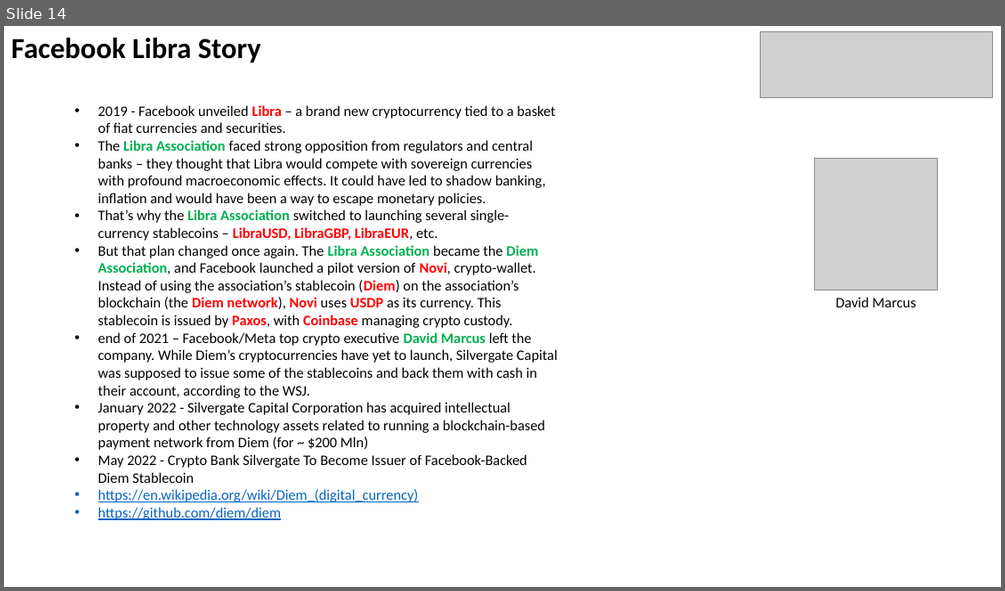
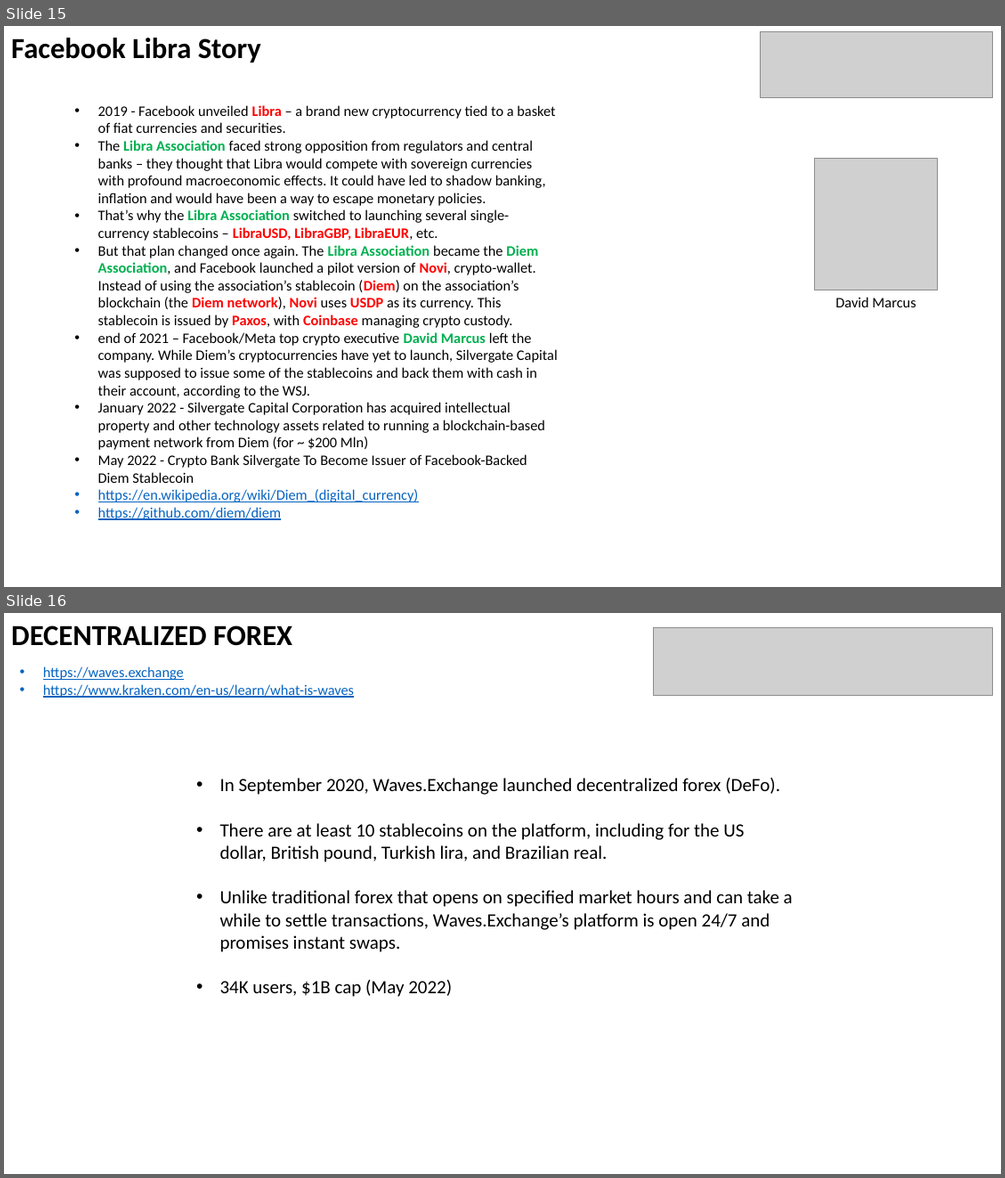
Before and after one commit to lselector/crypto, a slide deck: crypto_04_stable_coins.pptx. Shown one above the other, each under a label of ours: slide 14 before the commit, slides 15 and 16 after it. The pictures are 1005x591 and 1005x1178 pixels, drawn with LibreOffice and Linux fonts; fonts in the diff are those of the drawing; grey boxes stand for pictures. Boxes give left, top, right and bottom in pixels: in the first picture for what was removed or moved away, otherwise in the second. Text is boxed around its words. In the diff, an @@ line names an element or a change of style, - is before the commit and + after.

```diff
--- a/crypto_04_stable_coins.pptx
+++ b/crypto_04_stable_coins.pptx
@@ slide 16 added at bbox=[4, 613, 1001, 1174], background #FFFFFF @@
@@ text added at bbox=[11, 625, 292, 646], 28 pt, text #000000, bold @@
+DECENTRALIZED FOREX
@@ picture added at bbox=[654, 628, 993, 695] @@
@@ text added at bbox=[43, 666, 354, 698], 14 pt, text #0563C1, underline @@
+• https://waves.exchange
+• https://www.kraken.com/en-us/learn/what-is-waves
@@ text added at bbox=[220, 778, 793, 997], 18 pt, text #000000 @@
+• In September 2020, Waves.Exchange launched decentralized forex (DeFo).
+• There are at least 10 stablecoins on the platform, including for the US dollar, British pound, Turkish lira, and Brazilian real.
+• Unlike traditional forex that opens on specified market hours and can take a while to settle transactions, Waves.Exchange’s platform is open 24/7 and promises instant swaps.
+• 34K users, $1B cap (May 2022)
@@ what was slide 14 is now slide 15 @@
```
Also in this commit, not shown: 5 slides changed, 4 other slides added, 1 slide removed.
